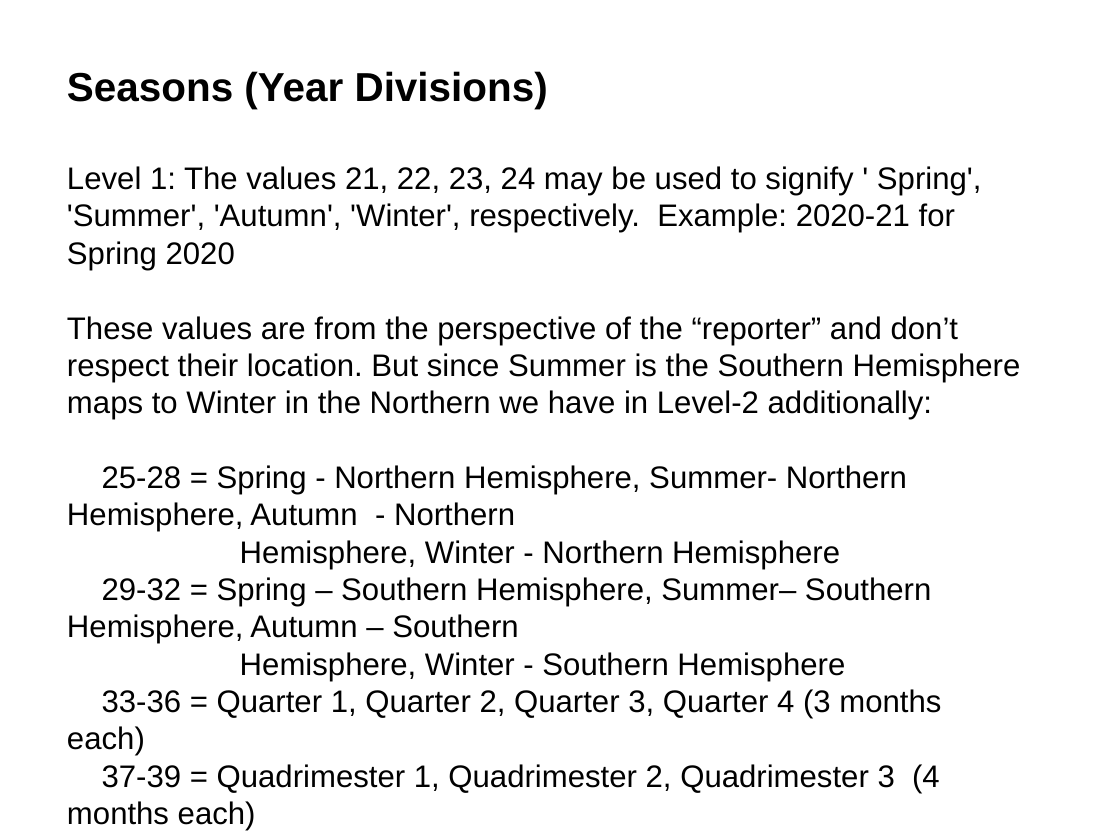
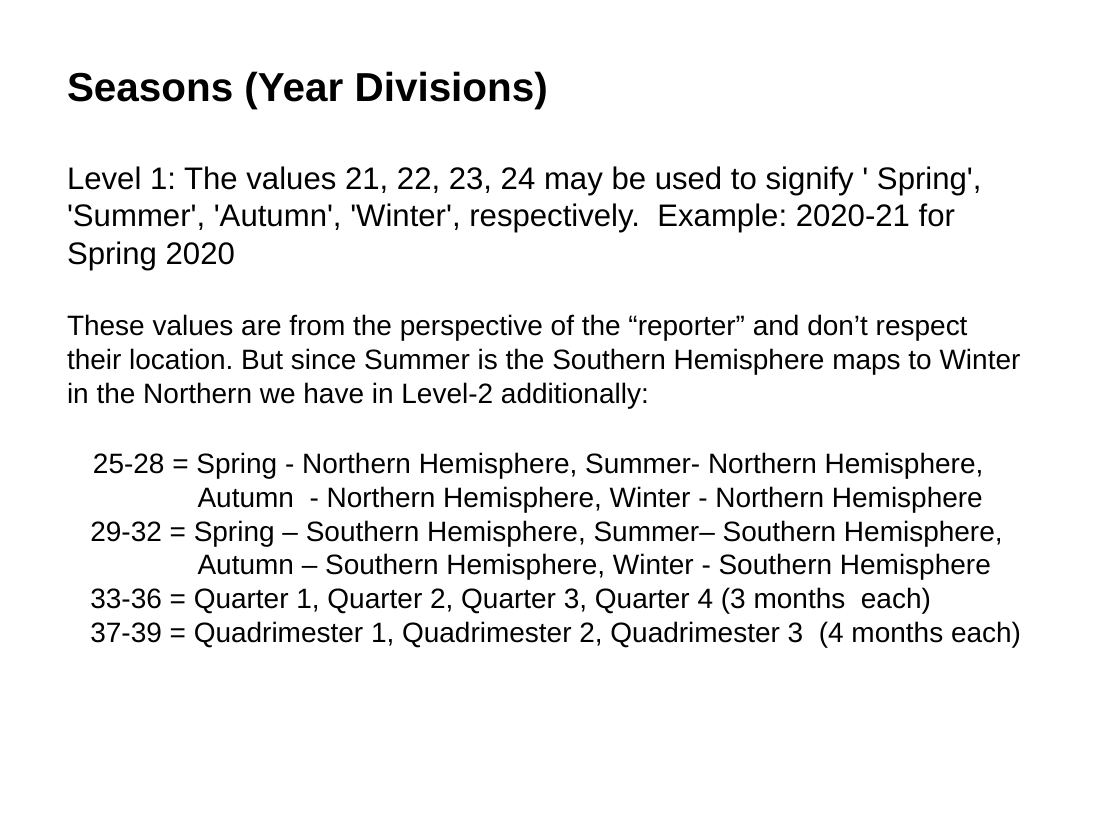
Before and after one commit to re-Isearch/date, a slide deck: slide 41 of Slides/ISO8601-Presentation.pptx. Drawn at 1120x840 pixels with LibreOffice and Linux fonts; fonts in the diff are those of the drawing. Boxes give left, top, right and bottom in pixels: in the first picture for what was removed or moved away, otherwise in the second. Text is boxed around its words. In the diff, an @@ line names an element or a change of style, - is before the commit and + after.

```diff
--- a/Slides/ISO8601-Presentation.pptx
+++ b/Slides/ISO8601-Presentation.pptx
@@ text at (x1=67, y1=314, x2=1021, y2=647): size 20 to 18 pt in "These values are from the perspective of ...", "33-36 = Quarter 1, Quarter 2, Quarter ...", "37-39 = Quadrimester 1, Quadrimester 2, Quadrimester ..." @@
@@ text at (x1=90, y1=452, x2=1003, y2=579): text changed; size 20 to 18 pt @@
-25-28 = Spring - Northern Hemisphere, Summer- Northern Hemisphere, Autumn - Northern
-Hemisphere, Winter - Northern Hemisphere
-29-32 = Spring – Southern Hemisphere, Summer– Southern Hemisphere, Autumn – Southern
-Hemisphere, Winter - Southern Hemisphere
+25-28 = Spring - Northern Hemisphere, Summer- Northern Hemisphere, Autumn - Northern Hemisphere, Winter - Northern Hemisphere
+29-32 = Spring – Southern Hemisphere, Summer– Southern Hemisphere, Autumn – Southern Hemisphere, Winter - Southern Hemisphere
```
Also in this commit, not shown: 2 other slides changed, 1 other file.
